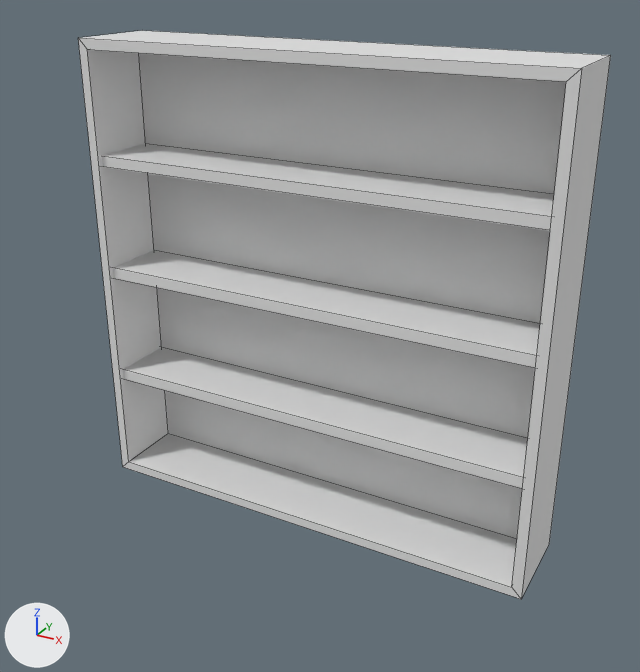
The Blender file Assets/_Project/Content/Store/Models/shelf.blend: old version first, new version second.
Camera for both pictures: a 50 mm camera at (1.65, -3.2, 2.33) aimed at (0.07, -0.34, 0.9). Arrows for +X, +Y and +Z are at lower left; the lights stay in place. Mesh edges are drawn as thin lines.

The first picture shows 'shelf'.
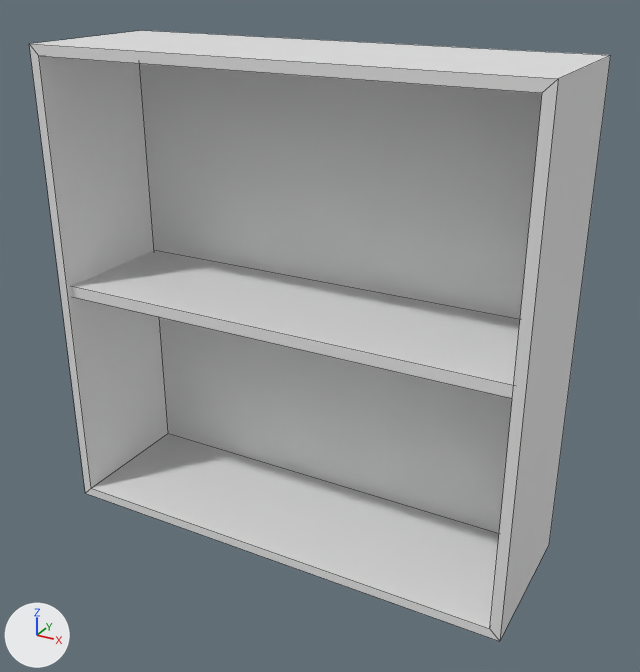
Pixel boxes (x1, y1, x2, y2) of what changed, in the pictures (640 x 672 px; the box of a moved part takes in the faces that stretch with it):
'shelf', reshaped (9% wider, 7% taller): before (78, 30, 611, 599); after (29, 30, 611, 641)
part 1 of me_cube_001, deleted: before (123, 347, 528, 488)
part 2 of me_cube_001, deleted: before (102, 143, 554, 230)
part 3 of me_cube_001, moved or reshaped: before (78, 30, 611, 599); after (29, 30, 611, 641)

The change, as a list of edits to the scene's bpy script:
```text
Change me_cube_001:
    where me_cube_001.from_pydata(...)  # 40 vertices, 32 faces; spans x -1.0..1.0, y 0.0..2.0, z 0.0..0.4
    used by ob_shelf; location = (0.0, 0.0, 0.0); rotation_euler = (1.571, 0.0, 0.0), in degrees (90, 0, 0)
    verts and faces of me_cube_001; kept vertices keep their numbers, new ones are numbered from 40
    before: 1 (-0.96, 0.04, 0.4) at pixel (128, 461), 3 (-0.96, 1.96, 0.4) at pixel (87, 49), 5 (0.96, 0.04, 0.4) at pixel (511, 587), 7 (0.96, 1.96, 0.4) at pixel (566, 81), 8 (-1.0, 0.0, 0.4) at pixel (122, 466)
    before: 9 (-1.0, 2.0, 0.4) at pixel (78, 37), 10 (1.0, 2.0, 0.4) at pixel (581, 68), 11 (1.0, 0.0, 0.4) at pixel (521, 599), 24 (-0.97, 0.98, 0.38), 25 (0.97, 0.98, 0.38)
    before: 28 (0.97, 1.03, 0.38), 29 (-0.97, 1.03, 0.38)
    me_cube_001 part 1: the loose piece of 8 vertices spanning x -0.97..0.97, y 0.48..0.53, z 0.09..0.38 is deleted
    me_cube_001 part 2: the loose piece of 8 vertices spanning x -0.97..0.97, y 1.48..1.53, z 0.09..0.38 is deleted
    me_cube_001 part 3
    add for i in [1, 3, 5, *range(7, 12), 24, 25, 28, 29]: verts[i] += (0.0, 0.0, 0.26)
```
